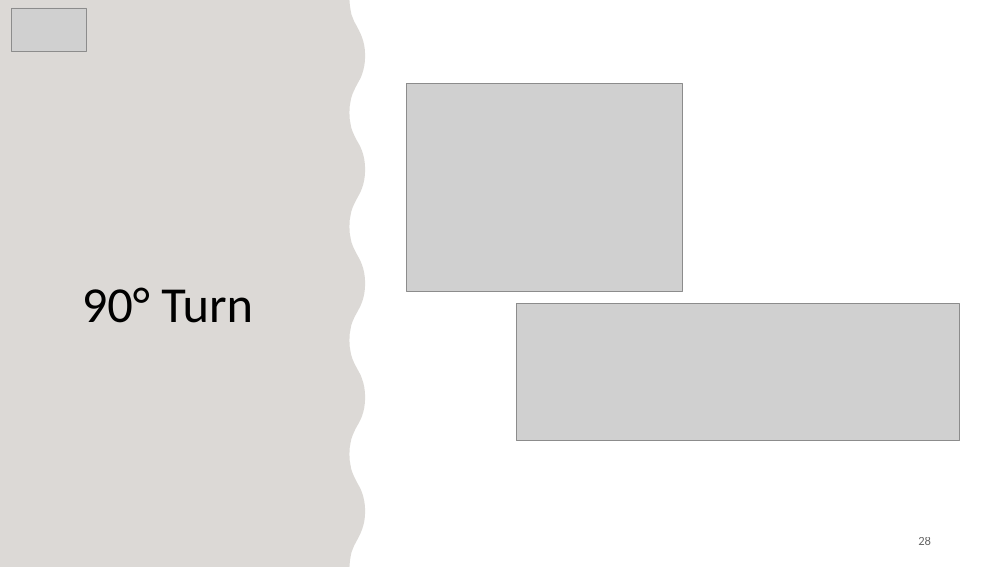
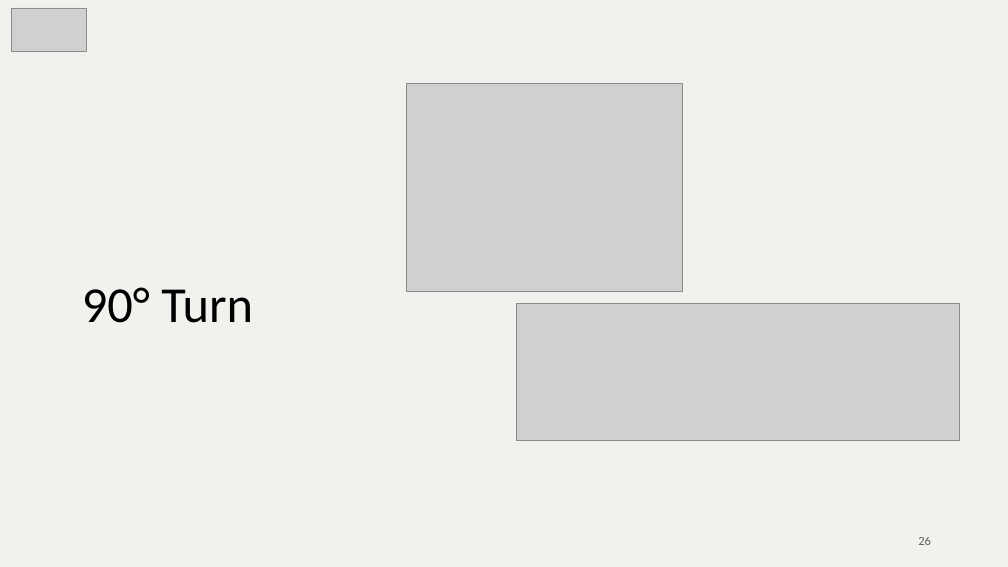
Before and after one commit to JasmeetMatta/Precision-Farming-Bot, a slide deck: slide 26 of Presentation/Final Precision Farming Using Autonomous Vehicle.pptx (slide 28 before the commit). Drawn at 1008x567 pixels with LibreOffice and Linux fonts; fonts in the diff are those of the drawing; grey boxes stand for pictures. Boxes give left, top, right and bottom in pixels: in the first picture for what was removed or moved away, otherwise in the second. Text is boxed around its words. In the diff, an @@ line names an element or a change of style, - is before the commit and + after.

```diff
--- a/Presentation/Final Precision Farming Using Autonomous Vehicle.pptx
+++ b/Presentation/Final Precision Farming Using Autonomous Vehicle.pptx
@@ background #FFFFFF to #F2F1EE @@
@@ freeform shape removed at <box>0,0,365,567</box> @@
@@ freeform shape removed at <box>0,0,353,567</box> @@
@@ freeform shape removed at <box>0,0,365,567</box> @@
@@ page number at <box>918,537,931,545</box>: text changed @@
-28
+26
```
Also in this commit, not shown: 11 other slides changed, 1 other file.
